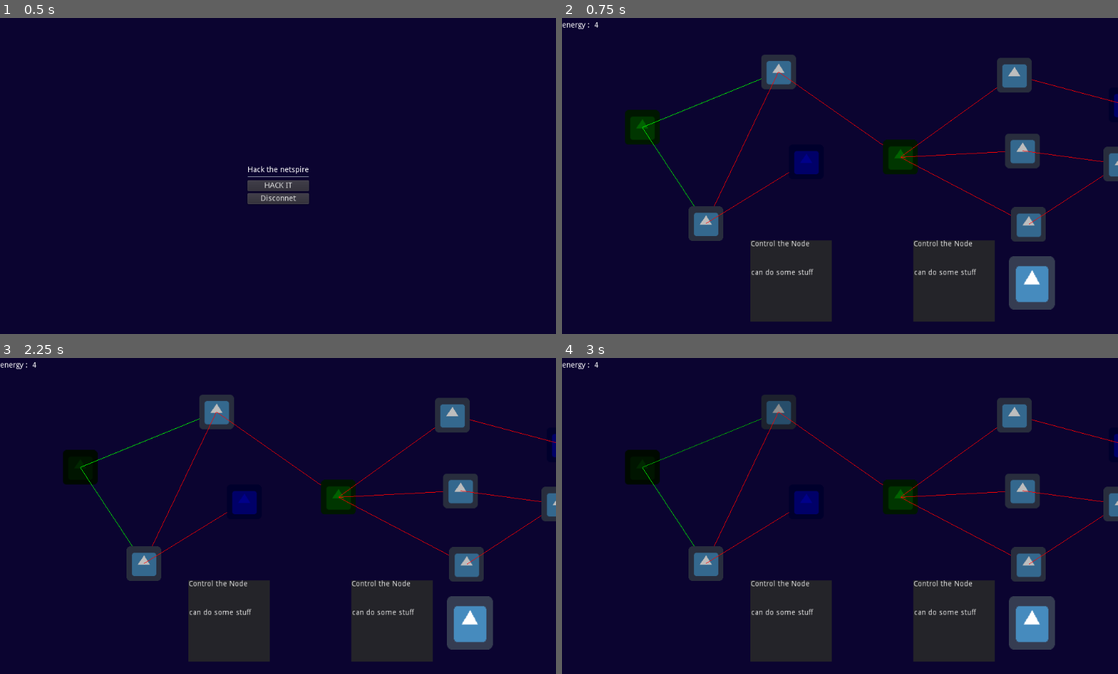
Above: before the commit, frames 1-4 (two rows, left to right).
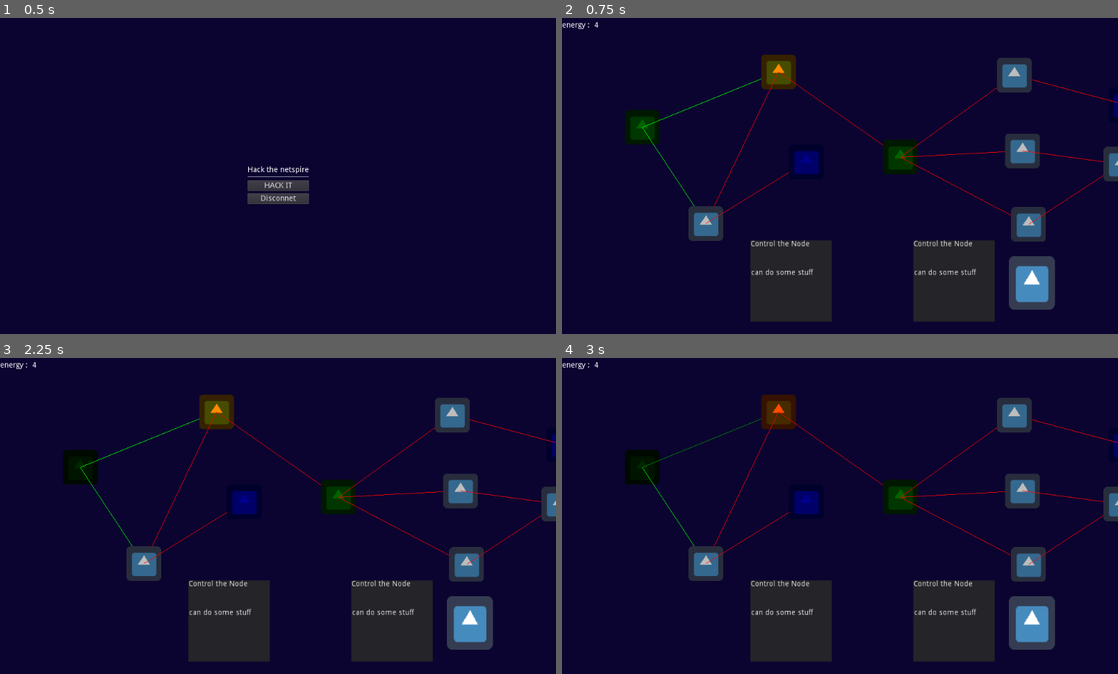
Above: after the commit, the same moments.

Repository: KerDelos/LD48
Game: Godot game, scene res://game/ui/title_page.tscn
Same seed, same stepped clock (60 frames per second), same inputs: the game is played once before the commit and once after it. The engine's default icon, where the game draws it, is replaced by a stand-in: a white triangle on a blue panel in a dark square.
Inputs (mouse positions are in pixels of both pictures, inside the frame that each line leads up to):
- Up to frame 1 (0.5 s): no input
- Up to frame 2 (0.75 s): click "HACK IT" at 0.5 s
- Up to frame 3 (2.25 s): tap Enter at 1.25 s; move the mouse to (77, 468) at 1.27 s; click (77, 468) at 1.42 s; tap Space at 2 s; move the mouse to (216, 411) at 2.02 s; click (216, 411) at 2.17 s
- Up to frame 4 (3 s): tap Enter at 2.75 s; move the mouse to (706, 563) at 2.77 s; click (706, 563) at 2.92 s

Frame 1 is identical in both runs. In frame 2, 0.7% of the frame differs, in the area x 35-43%, y 11-23%; in frame 3, 0.7%; in frame 4, 0.7%, in the area x 14-43%, y 11-35%.

Commit message:
energy node

Diff:
--- a/godot/game/gameplay/deck.gd
+++ b/godot/game/gameplay/deck.gd
@@ -119,6 +119,10 @@
 	draw_pile.append(stat)
 	print("got a new card")
 
+func energy_bonus(amount):
+	initial_energy = initial_energy+1
+	consume_energy(-1)
+
 func start_next_turn():
 	while !draw_pile.empty() and hand.size() < initial_hand_size:
 		draw()
--- a/godot/game/gameplay/net_map.gd
+++ b/godot/game/gameplay/net_map.gd
@@ -15,6 +15,7 @@
 		c.connect("netn_unhovered", self, "on_netn_unhovered")
 		c.connect("open_shop",get_parent(),"open_shop")
 		c.connect("new_home",get_parent(),"new_home")
+		c.connect("energy_bonus",get_parent(),"energy_bonus")
 
 
 func on_netn_hovered(netn):
--- a/godot/game/gameplay/net_map.tscn
+++ b/godot/game/gameplay/net_map.tscn
@@ -18,7 +18,7 @@
 [node name="net_node2" parent="." instance=ExtResource( 1 )]
 position = Vector2( 290.197, 59.398 )
 out_nodes = [ NodePath("../net_node3"), NodePath("../net_node4") ]
-node_type = 2
+node_type = 4
 
 [node name="net_node3" parent="." instance=ExtResource( 1 )]
 position = Vector2( 156.393, 339.548 )
--- a/godot/game/gameplay/net_node.gd
+++ b/godot/game/gameplay/net_node.gd
@@ -6,15 +6,17 @@
 signal netn_unhovered(netn)
 signal open_shop(shop_content)
 signal new_home(home)
+signal energy_bonus(amount)
 
 
-enum netn_type {NONE, HOME, MISC, DATA}
+enum netn_type {NONE, HOME, MISC, DATA, ENERGY, BIN, ENEMY, FIREWALL}
 
 var node_type_to_color = {
 	netn_type.NONE: Color.darkred,
 	netn_type.HOME: Color.darkgreen,
 	netn_type.MISC: Color.gray,
 	netn_type.DATA: Color.darkblue,
+	netn_type.ENERGY: Color.darkorange,
 }
 
 export (Array, NodePath) var out_nodes;
@@ -68,11 +70,14 @@
 		emit_signal("open_shop", shop_content)
 	elif node_type == netn_type.HOME:
 		emit_signal("new_home", self)
+	elif node_type == netn_type.ENERGY:
+		emit_signal("energy_bonus", 1)
+	elif node_type == netn_type.MISC:
+		pass
 
 func _on_Area2D_mouse_entered():
 	modulate = node_type_to_color[node_type].lightened(1.0)
 	emit_signal("netn_hovered",self)
-
 
 func _on_Area2D_mouse_exited():
 	modulate = node_type_to_color[node_type]
--- a/godot/game/main_scene.gd
+++ b/godot/game/main_scene.gd
@@ -35,3 +35,6 @@
 
 func new_home(home):
 	$deck.new_home()
+
+func energy_bonus(amount):
+	$deck.energy_bonus(amount)
